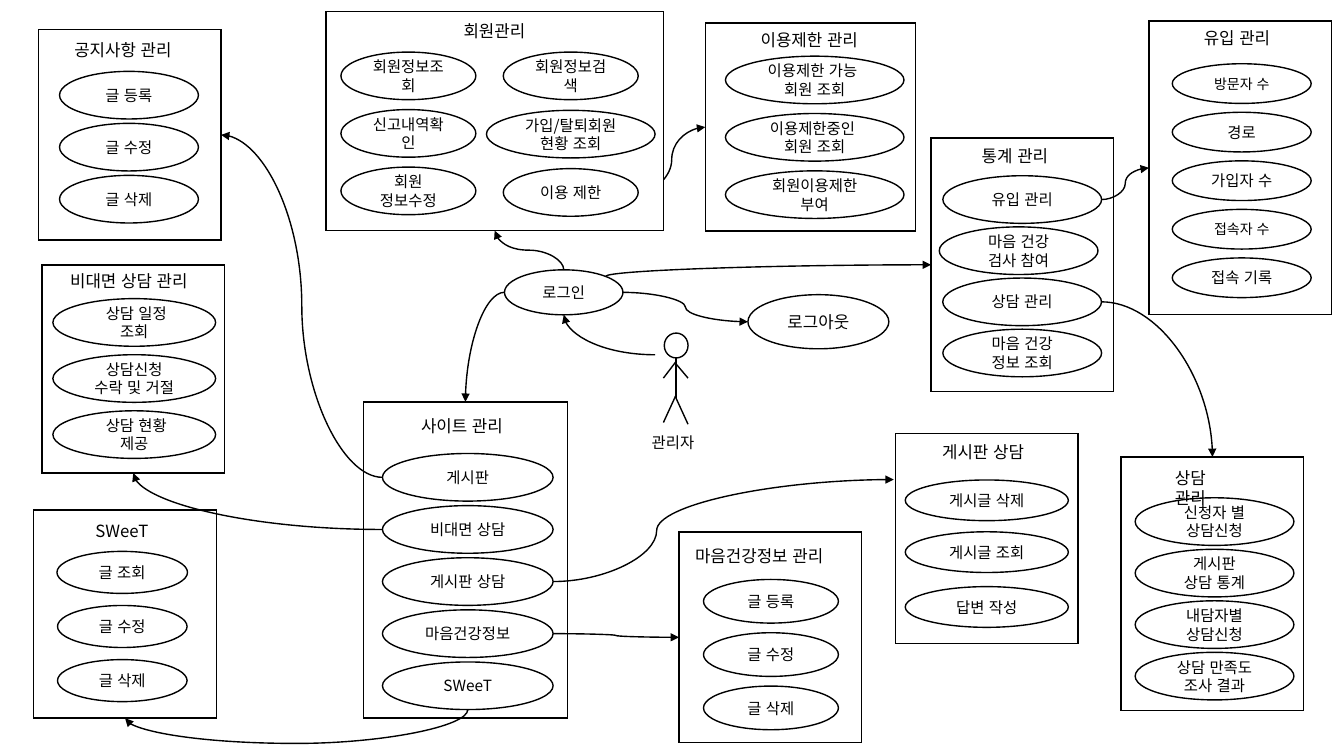
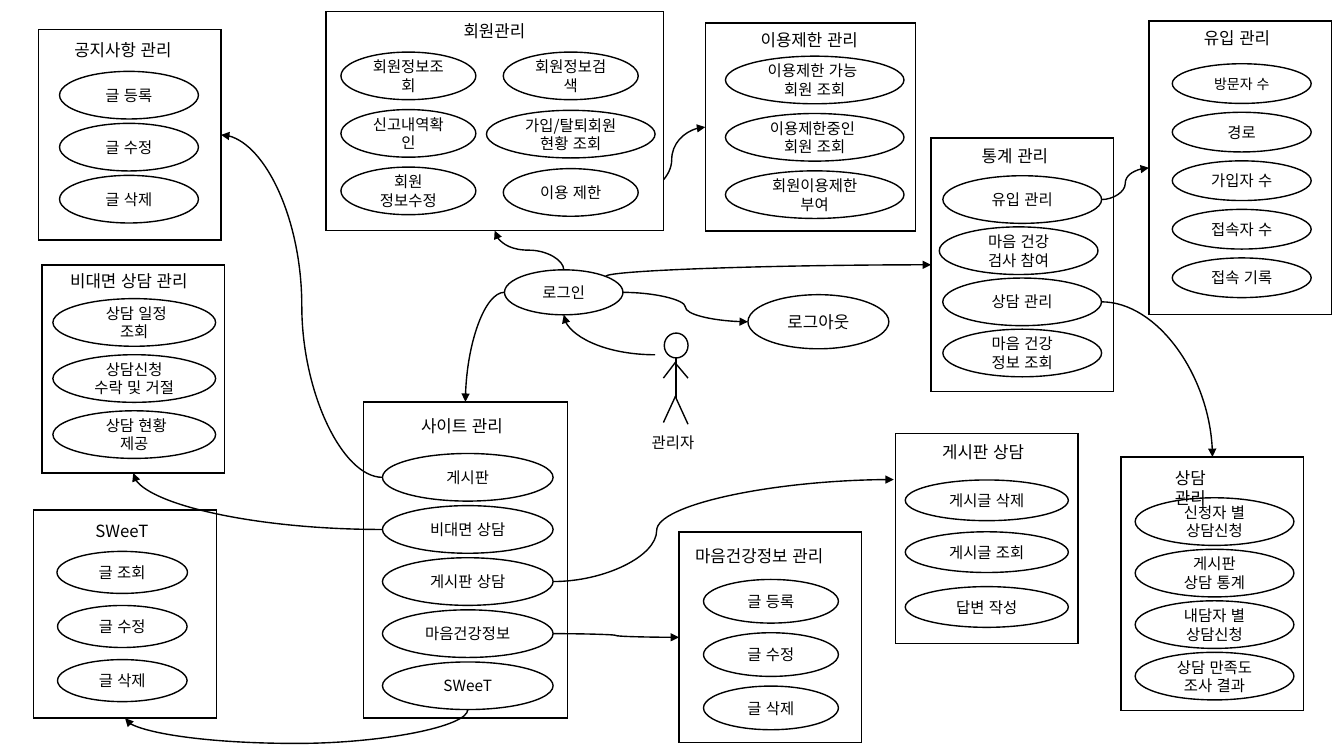
Before and after one commit to limddoo/Weepl, a slide deck: slide 3 of 문서 관리/07. 유스케이스.pptx. Drawn at 1344x756 pixels with LibreOffice and Linux fonts; fonts in the diff are those of the drawing. Boxes give left, top, right and bottom in pixels: in the first picture for what was removed or moved away, otherwise in the second. Text is boxed around its words. In the diff, an @@ line names an element or a change of style, - is before the commit and + after.

```diff
--- a/문서 관리/07. 유스케이스.pptx
+++ b/문서 관리/07. 유스케이스.pptx
@@ ellipse "접속자 수" at [1173, 210, 1312, 249]: size 10 to 11 pt @@
@@ text in ellipse at [1184, 608, 1245, 623]: spaces changed @@
-내담자별
+내담자 별
```
Also in this commit, not shown: 1 other slide changed, 3 other files.
